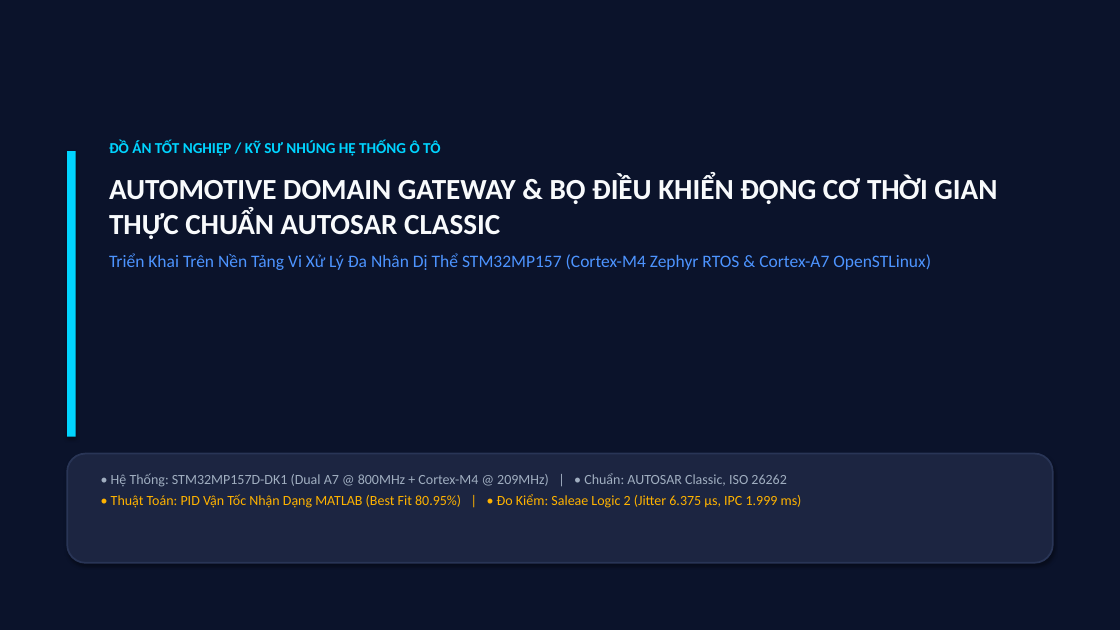
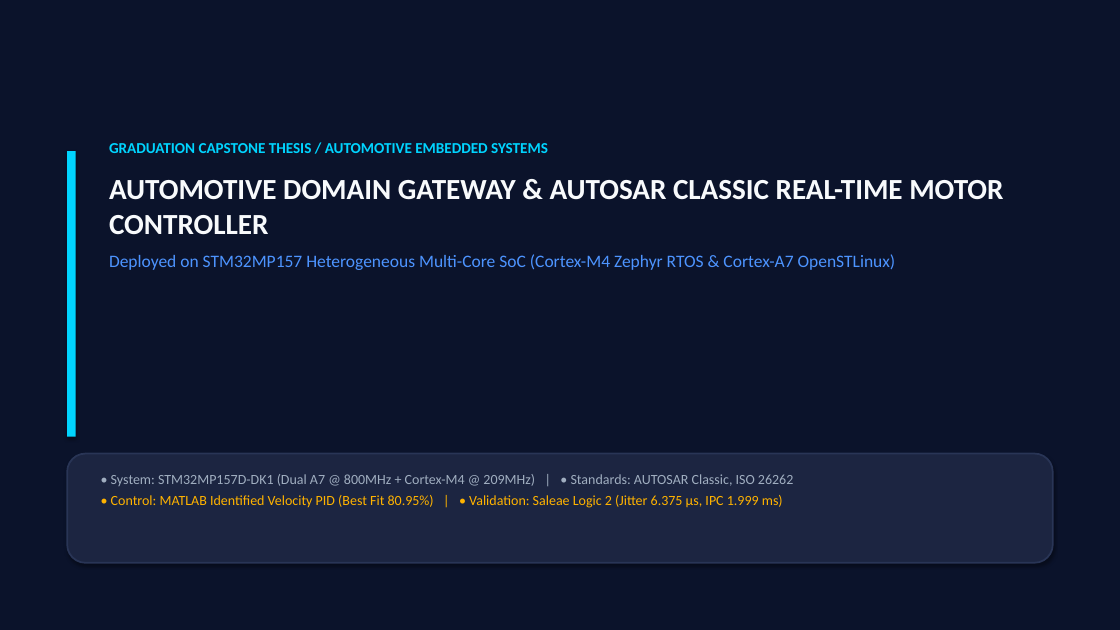
Before and after one commit to dobuuphuoc/stm32mp157d-dk1-automotive-gateway, a slide deck: slide 1 of docs/AUTOMOTIVE_DOMAIN_GATEWAY_PRESENTATION.pptx. Drawn at 1120x630 pixels with LibreOffice and Linux fonts; fonts in the diff are those of the drawing. Boxes give left, top, right and bottom in pixels: in the first picture for what was removed or moved away, otherwise in the second. Text is boxed around its words. In the diff, an @@ line names an element or a change of style, - is before the commit and + after.

```diff
--- a/docs/AUTOMOTIVE_DOMAIN_GATEWAY_PRESENTATION.pptx
+++ b/docs/AUTOMOTIVE_DOMAIN_GATEWAY_PRESENTATION.pptx
@@ text at [109,143,1003,270]: text changed @@
-ĐỒ ÁN TỐT NGHIỆP / KỸ SƯ NHÚNG HỆ THỐNG Ô TÔ
-AUTOMOTIVE DOMAIN GATEWAY & BỘ ĐIỀU KHIỂN ĐỘNG CƠ THỜI GIAN THỰC CHUẨN AUTOSAR CLASSIC
-Triển Khai Trên Nền Tảng Vi Xử Lý Đa Nhân Dị Thể STM32MP157 (Cortex-M4 Zephyr RTOS & Cortex-A7 OpenSTLinux)
+GRADUATION CAPSTONE THESIS / AUTOMOTIVE EMBEDDED SYSTEMS
+AUTOMOTIVE DOMAIN GATEWAY & AUTOSAR CLASSIC REAL-TIME MOTOR CONTROLLER
+Deployed on STM32MP157 Heterogeneous Multi-Core SoC (Cortex-M4 Zephyr RTOS & Cortex-A7 OpenSTLinux)
@@ text at [111,474,793,508]: text changed @@
-• Hệ Thống: STM32MP157D-DK1 (Dual A7 @ 800MHz + Cortex-M4 @ 209MHz) | • Chuẩn: AUTOSAR Classic, ISO 26262
-• Thuật Toán: PID Vận Tốc Nhận Dạng MATLAB (Best Fit 80.95%) | • Đo Kiểm: Saleae Logic 2 (Jitter 6.375 µs, IPC 1.999 ms)
+• System: STM32MP157D-DK1 (Dual A7 @ 800MHz + Cortex-M4 @ 209MHz) | • Standards: AUTOSAR Classic, ISO 26262
+• Control: MATLAB Identified Velocity PID (Best Fit 80.95%) | • Validation: Saleae Logic 2 (Jitter 6.375 µs, IPC 1.999 ms)
```
Also in this commit, not shown: 15 other slides changed, 1 slide added, 1 slide removed, 17 other files.
